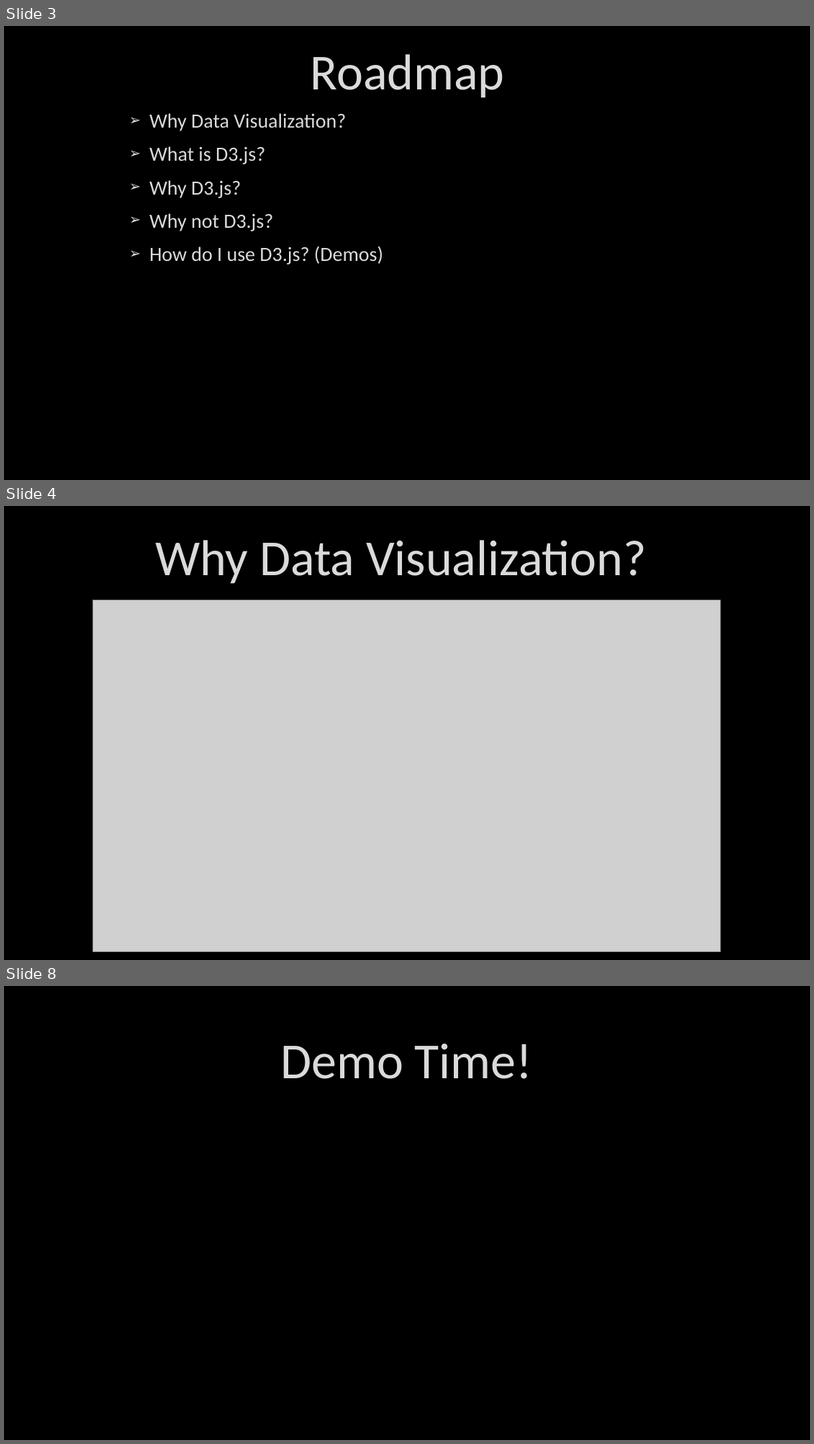
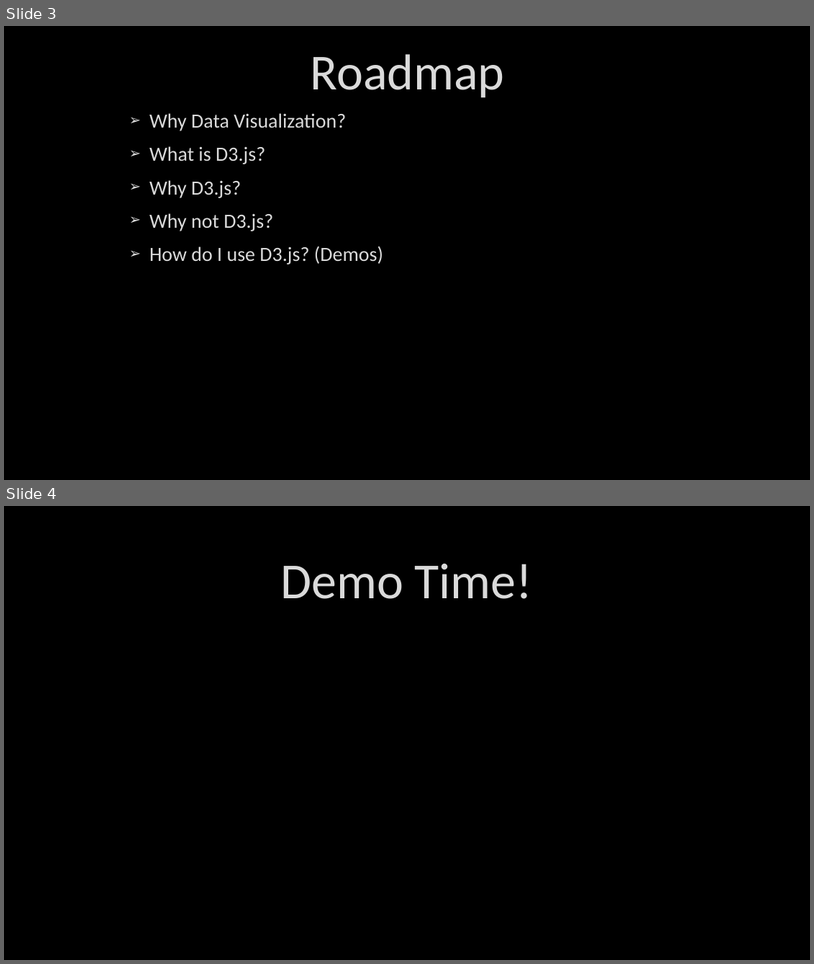
Before and after one commit to DustinEwers/D3-js-Demos, a slide deck: slides/d3.pptx. Shown one above the other, each under a label of ours: slides 3, 4 and 8 before the commit, slides 3 and 4 after it; the slides between them are not shown. The pictures are 814x1444 and 814x964 pixels, drawn with LibreOffice and Linux fonts; fonts in the diff are those of the drawing; grey boxes stand for pictures; background and template pictures are left out. Boxes give left, top, right and bottom in pixels: in the first picture for what was removed or moved away, otherwise in the second. Text is boxed around its words. In the diff, an @@ line names an element or a change of style, - is before the commit and + after.

```diff
--- a/slides/d3.pptx
+++ b/slides/d3.pptx
@@ slide 4 removed at bbox=[4, 506, 810, 960], background picture (left out) @@
@@ title removed at bbox=[155, 540, 647, 584] @@
-Why Data Visualization?
@@ picture removed at bbox=[93, 600, 721, 951] @@
@@ what was slide 8 is now slide 4 @@
```
Also in this commit, not shown: 1 slide changed, 3 other slides removed.
